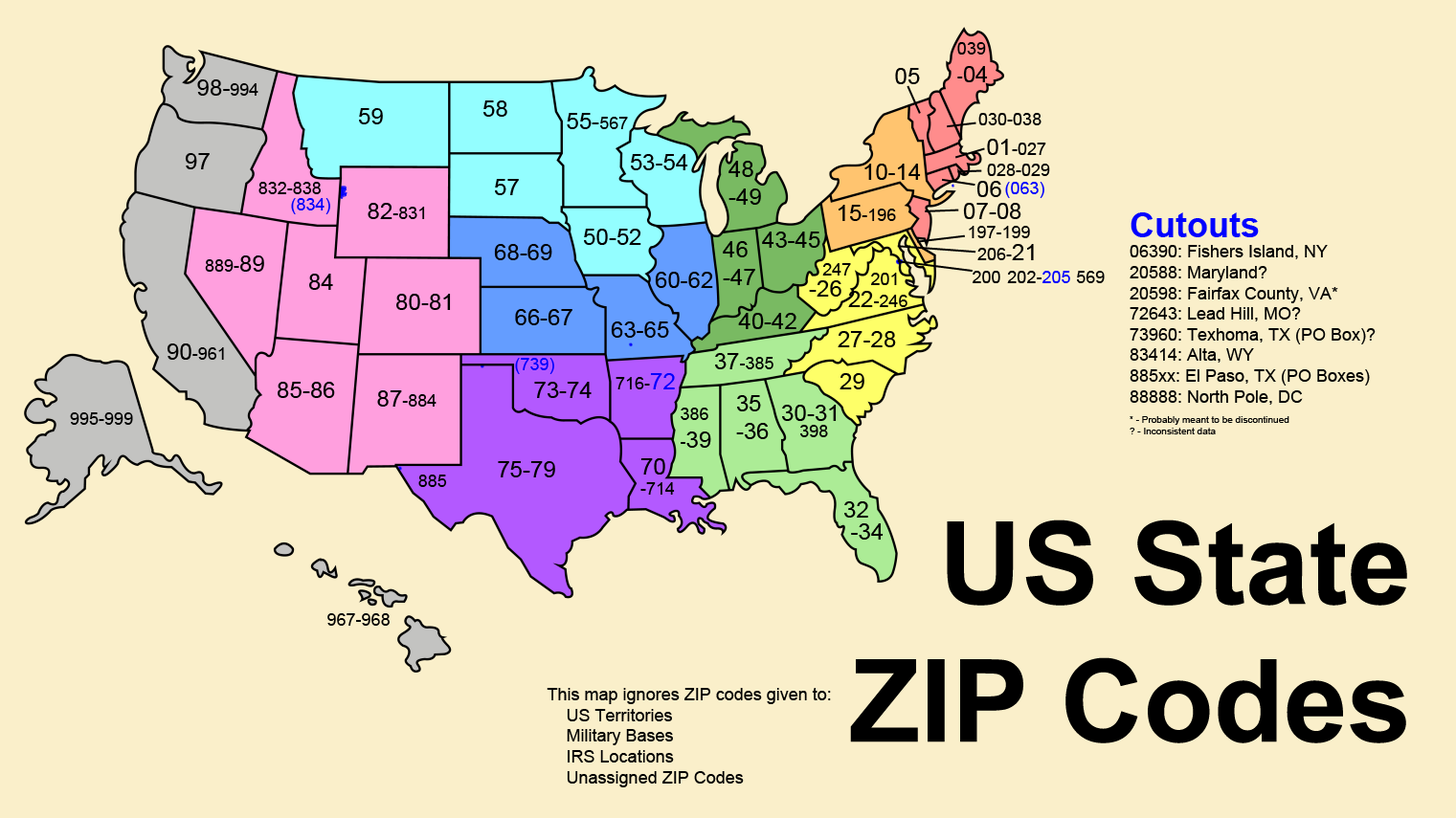
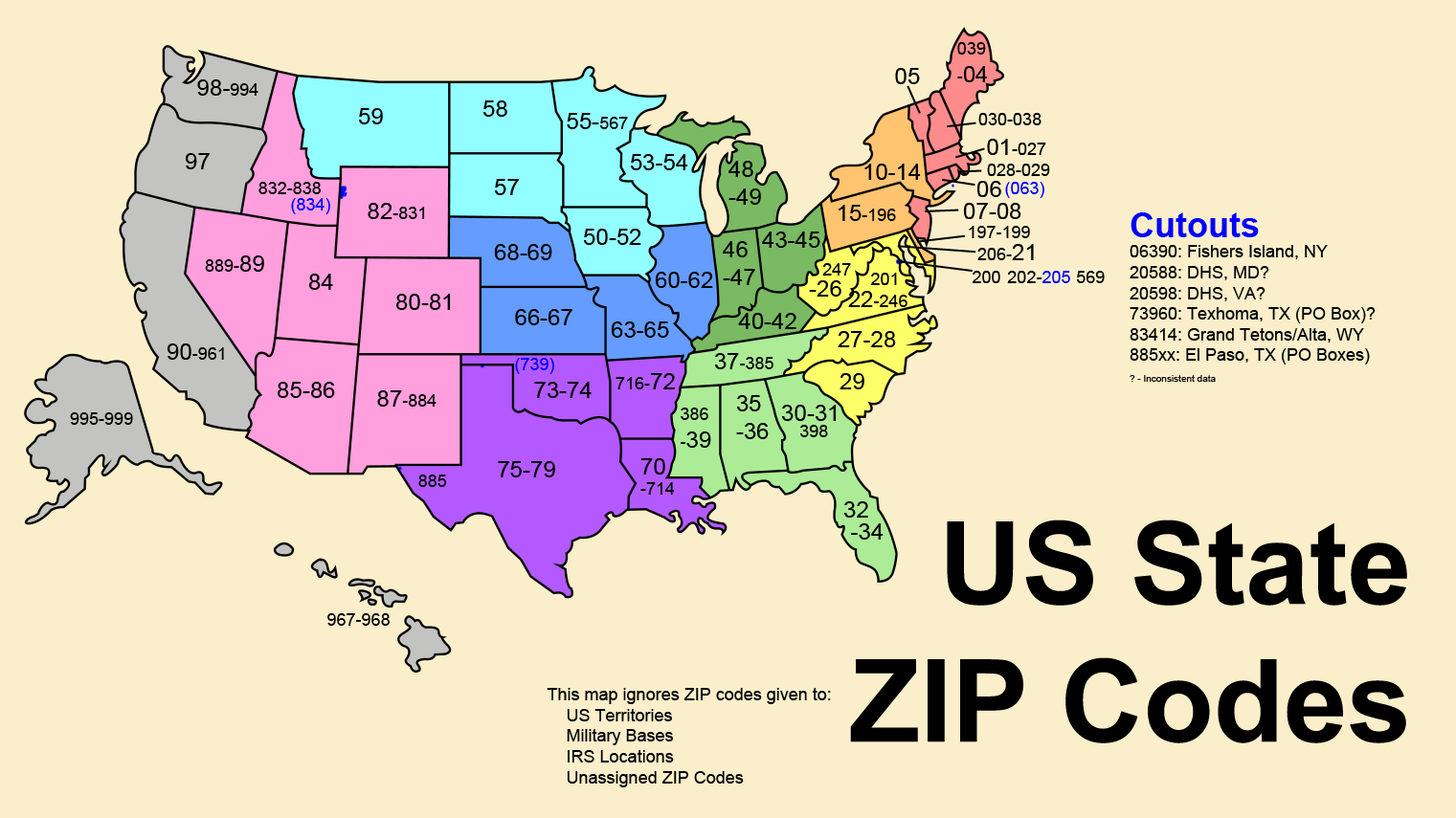
Comparing the layer stacks of the two w=1456, h=818 images. Changes:
removed layer "72643: Lead Hill, MO" from group "Missouri" over (x1=627, y1=342, x2=633, y2=348)
painted on "716-72" over (x1=649, y1=373, x2=675, y2=390)
painted on "Cutouts" over (x1=1129, y1=266, x2=1376, y2=435)
